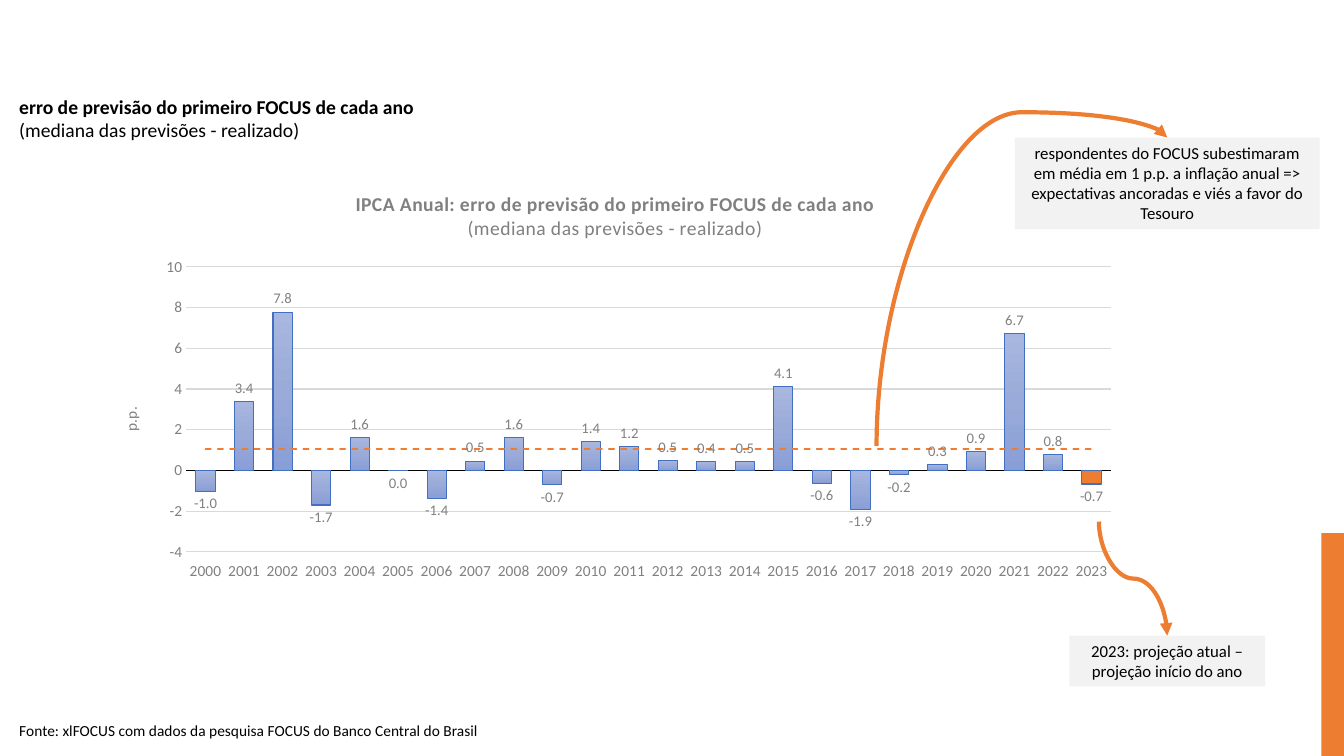
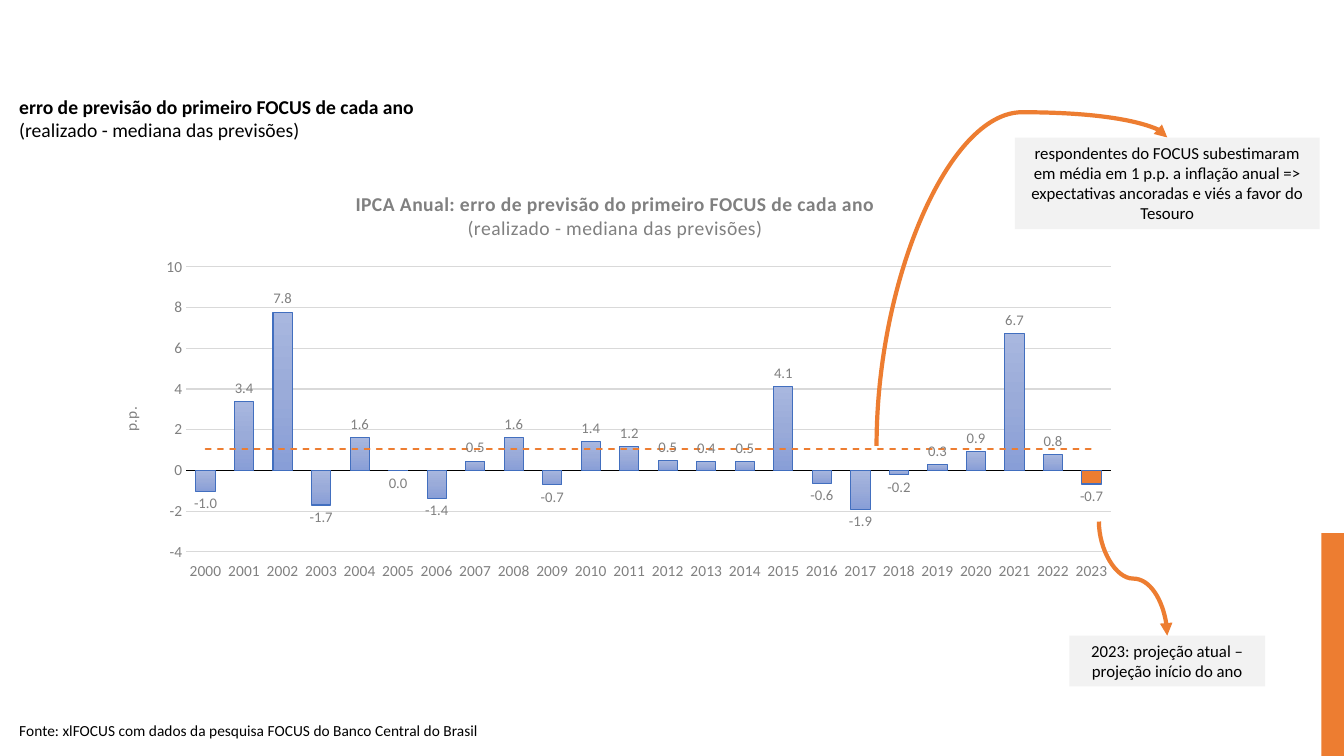
Before and after one commit to edugca/Presentations, a slide deck: slide 10 of CAECO 2023/Fórum de Economia 2023 - Taxa neutra (público).pptx. Drawn at 1344x756 pixels with LibreOffice and Linux fonts; fonts in the diff are those of the drawing; grey boxes stand for pictures; background and template pictures are left out. Boxes give left, top, right and bottom in pixels: in the first picture for what was removed or moved away, otherwise in the second. Text is boxed around its words. In the diff, an @@ line names an element or a change of style, - is before the commit and + after.

Commit message:
Fixing of FOCUS graphs

```diff
--- a/CAECO 2023/Fórum de Economia 2023 - Taxa neutra (público).pptx
+++ b/CAECO 2023/Fórum de Economia 2023 - Taxa neutra (público).pptx
@@ text at (19, 100, 414, 140): text changed @@
-erro de previsão do primeiro FOCUS de cada ano
-(mediana das previsões - realizado)
+erro de previsão do primeiro FOCUS de cada ano
+(realizado - mediana das previsões)
@@ column chart at (100, 172, 1130, 635) @@
@@ title "IPCA Anual: erro de previsão do primeiro FOCUS de cada ano(mediana das previsões - realizado) " to "IPCA Anual: erro de previsão do primeiro FOCUS de cada ano(realizado - mediana das previsões) " @@
```
Also in this commit, not shown: 1 other slide changed, 1 other file.
